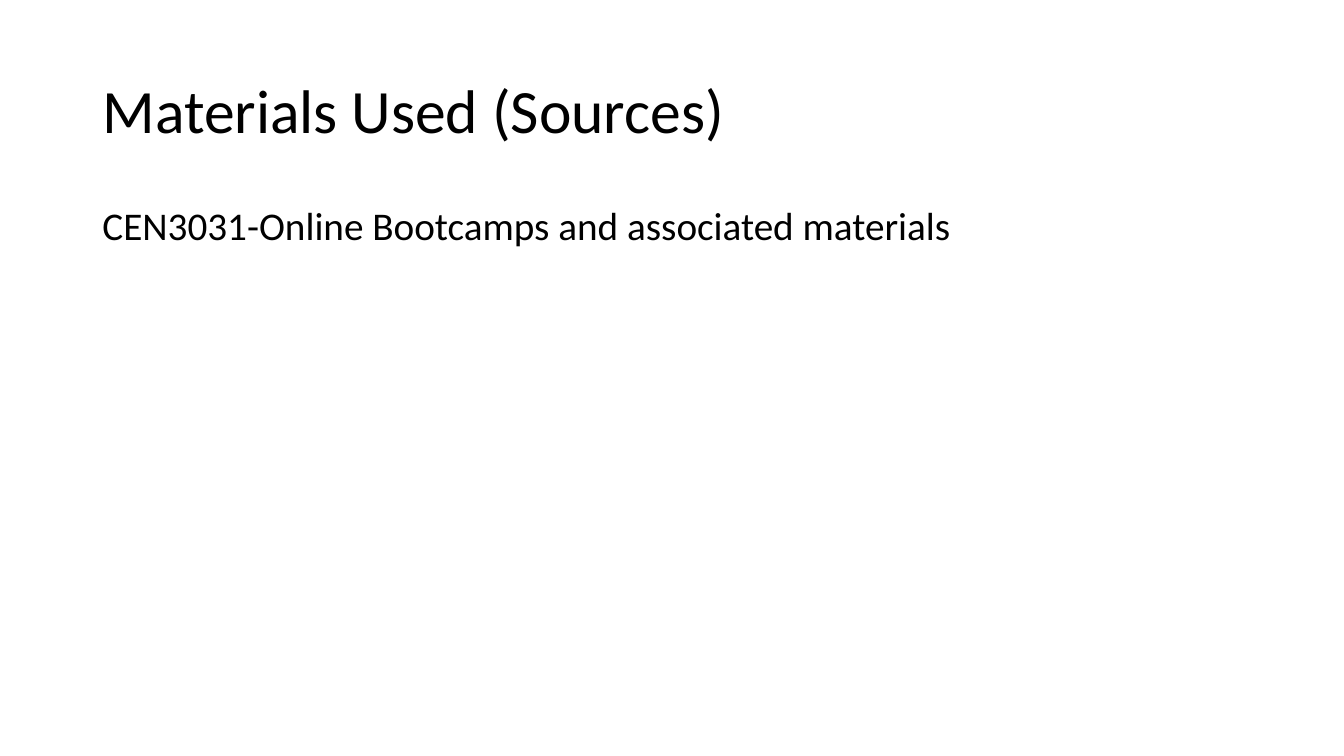
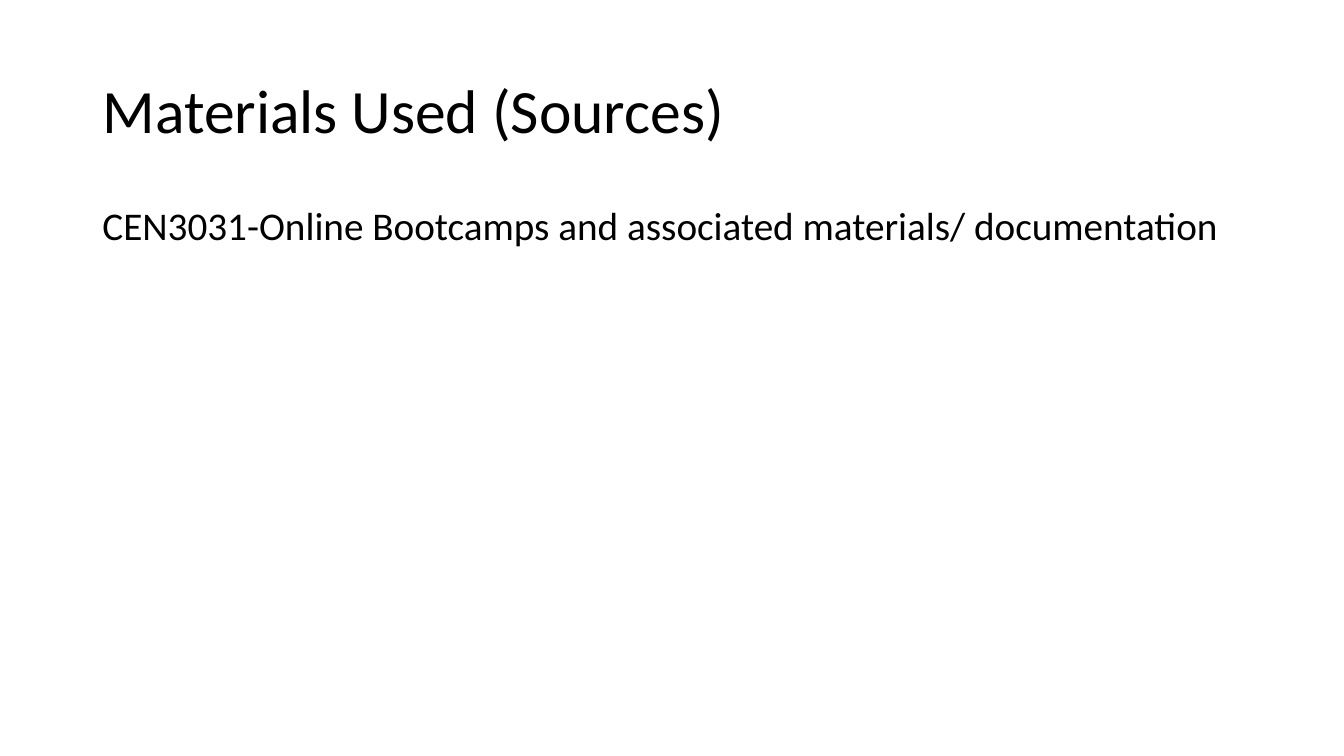
Before and after one commit to audiblePi/career-finder, a slide deck: slide 7 of docs/sprint2Presentation.pptx. Drawn at 1344x756 pixels with LibreOffice and Linux fonts; fonts in the diff are those of the drawing. Boxes give left, top, right and bottom in pixels: in the first picture for what was removed or moved away, otherwise in the second. Text is boxed around its words. In the diff, an @@ line names an element or a change of style, - is before the commit and + after.

```diff
--- a/docs/sprint2Presentation.pptx
+++ b/docs/sprint2Presentation.pptx
@@ text at (102, 212, 1217, 247): text changed @@
-CEN3031-Online Bootcamps and associated materials
+CEN3031-Online Bootcamps and associated materials/ documentation
```
Also in this commit, not shown: 2 other slides changed, 2 slides added, 1 slide removed.
